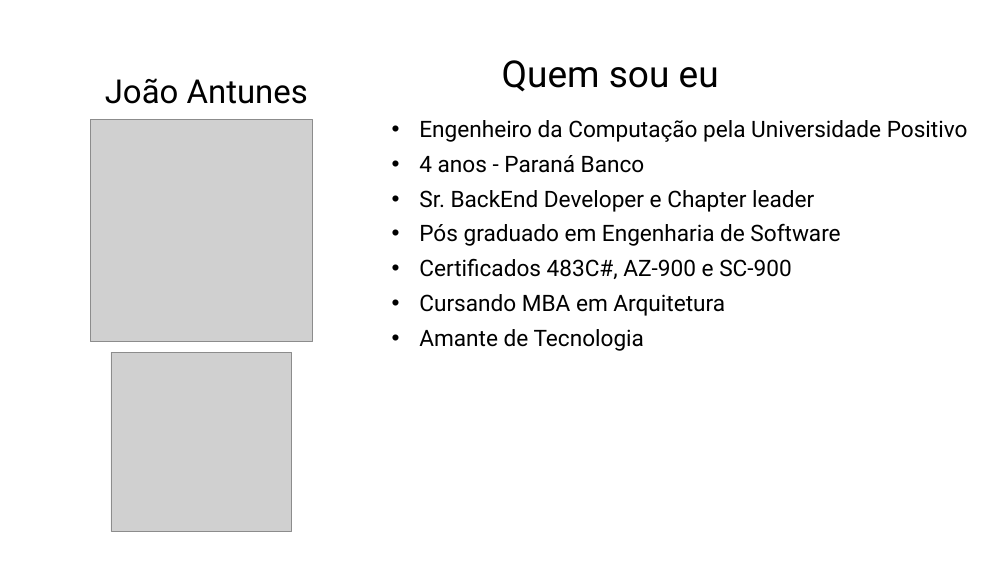
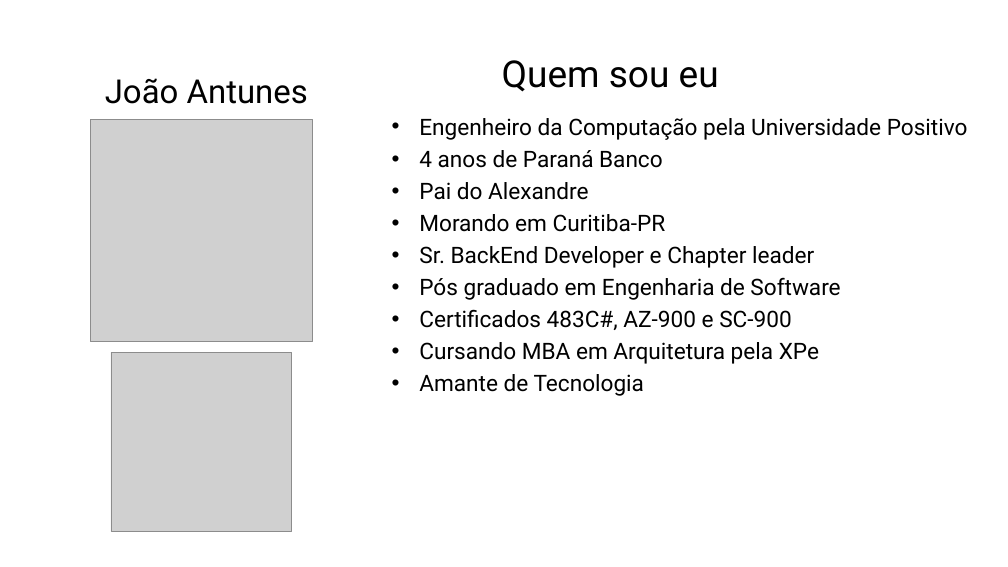
Before and after one commit to jpitapeva/azureopenai, a slide deck: slide 2 of AzureOpenAI.pptx. Drawn at 1008x567 pixels with LibreOffice and Linux fonts; fonts in the diff are those of the drawing; grey boxes stand for pictures; background and template pictures are left out. Boxes give left, top, right and bottom in pixels: in the first picture for what was removed or moved away, otherwise in the second. Text is boxed around its words. In the diff, an @@ line names an element or a change of style, - is before the commit and + after.

```diff
--- a/AzureOpenAI.pptx
+++ b/AzureOpenAI.pptx
@@ text at bbox=[419, 118, 968, 396]: line spacing 0.9 to 0.8 @@
@@ text at bbox=[419, 150, 666, 232]: text changed @@
-• 4 anos - Paraná Banco
+• 4 anos de Paraná Banco
+• Pai do Alexandre
+• Morando em Curitiba-PR
@@ text at bbox=[419, 342, 819, 364]: text changed @@
-• Cursando MBA em Arquitetura
+• Cursando MBA em Arquitetura pela XPe
```
Also in this commit, not shown: 7 other slides changed, 1 slide added.
